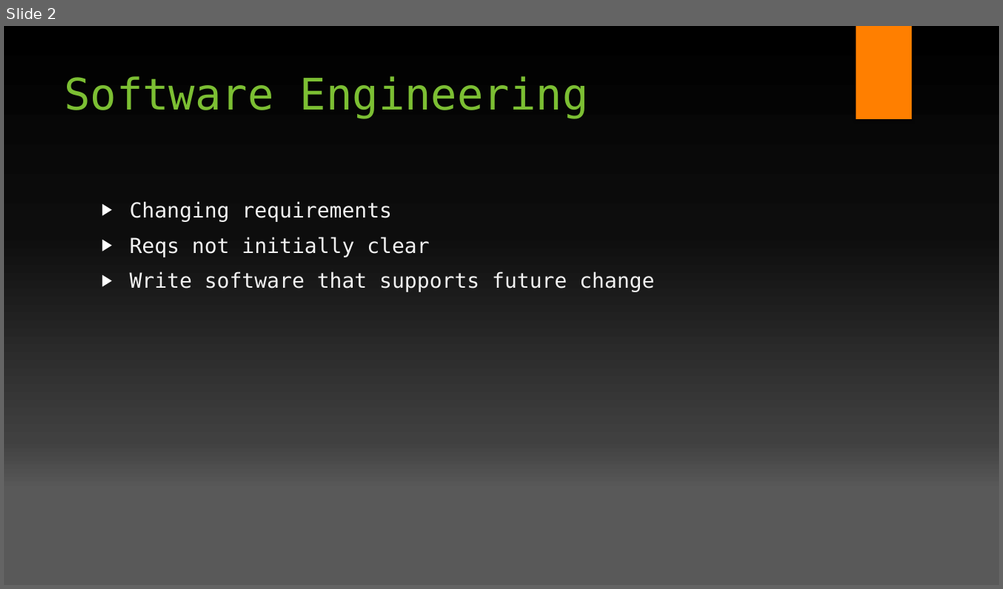
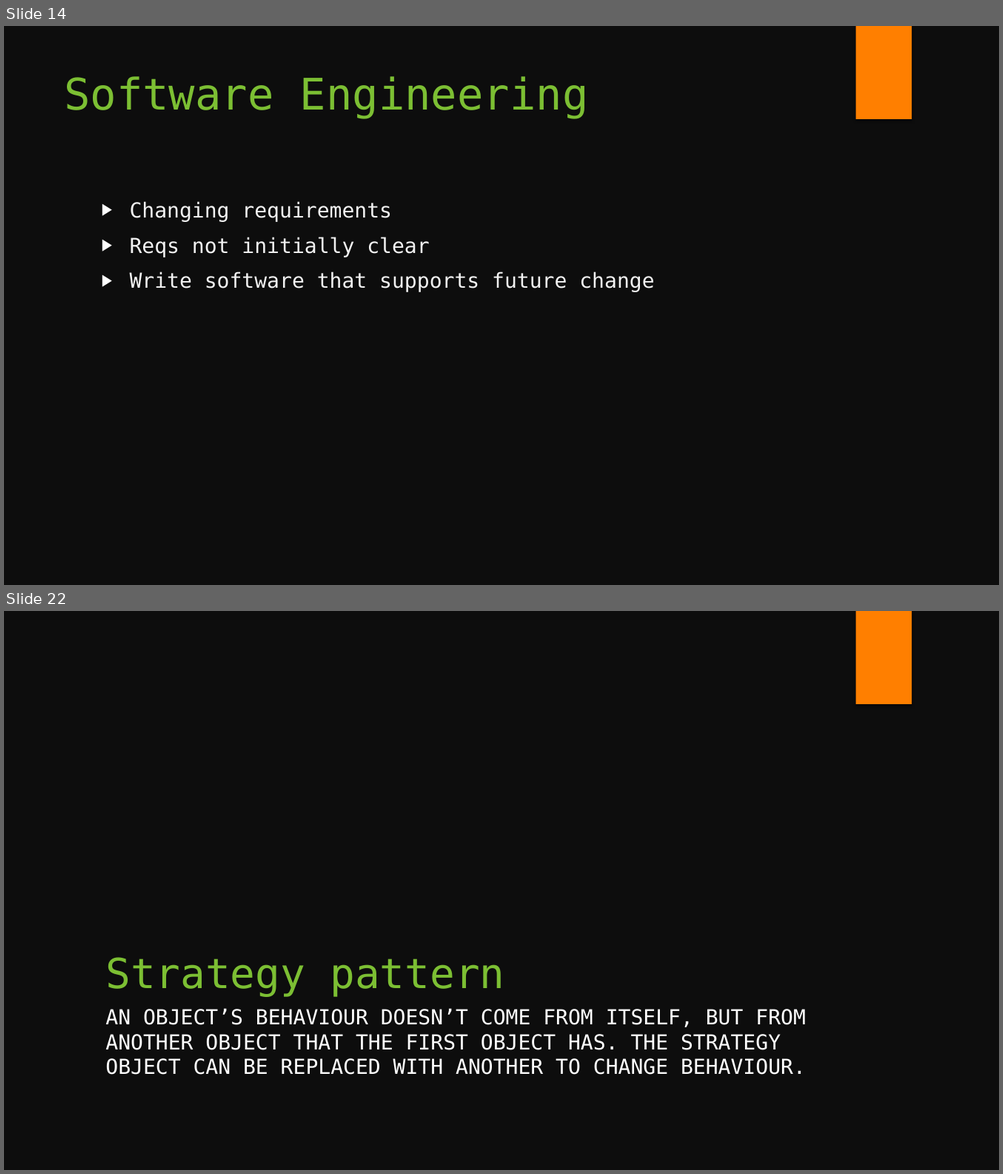
Before and after one commit to fsackur/Powershell-and-SE, a slide deck: Death by powerpoint.pptx. Shown one above the other, each under a label of ours: slide 2 before the commit, slides 14 and 22 after it; the slides between them are not shown. The pictures are 1003x589 and 1003x1174 pixels, drawn with LibreOffice and Linux fonts; fonts in the diff are those of the drawing; background and template pictures are left out. Boxes give left, top, right and bottom in pixels: in the first picture for what was removed or moved away, otherwise in the second. Text is boxed around its words. In the diff, an @@ line names an element or a change of style, - is before the commit and + after.

```diff
--- a/Death by powerpoint.pptx
+++ b/Death by powerpoint.pptx
@@ slide 22 added at [4,611,999,1170], background #0D0D0D; not listed: 1 template element that a slide beside it also shows @@
@@ title added at [105,957,505,997], 40 pt, text #7CBF33 @@
+Strategy pattern
@@ text added at [105,1008,805,1075], 20 pt, text #FFFFFF @@
+AN OBJECT’S BEHAVIOUR DOESN’T COME FROM ITSELF, BUT FROM ANOTHER OBJECT THAT THE FIRST OBJECT HAS. THE STRATEGY OBJECT CAN BE REPLACED WITH ANOTHER TO CHANGE BEHAVIOUR.
@@ what was slide 2 is now slide 14 @@
@@ slide 14 changed as well @@
@@ background gradient #000000 to #0D0D0D to #404040 to #595959 to #0D0D0D @@
```
Also in this commit, not shown: 8 other slides changed, 14 other slides added, 3 other files.
